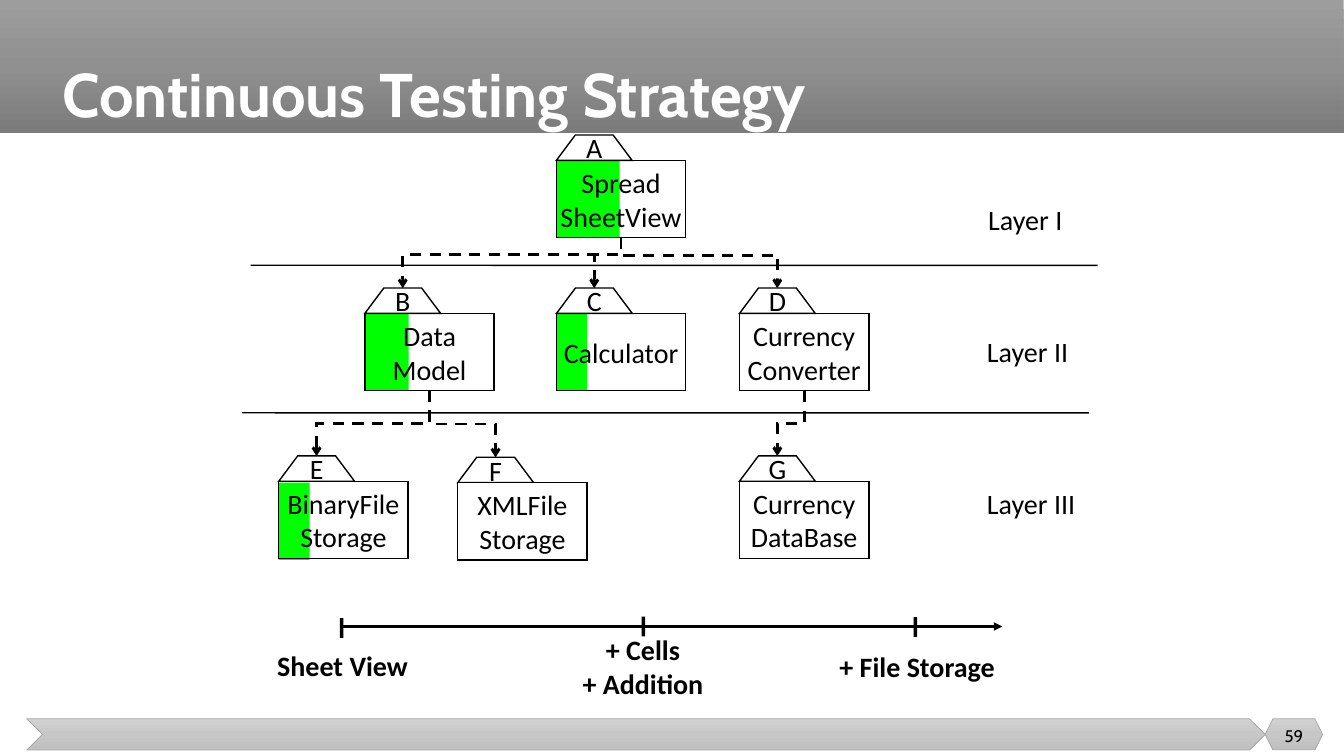
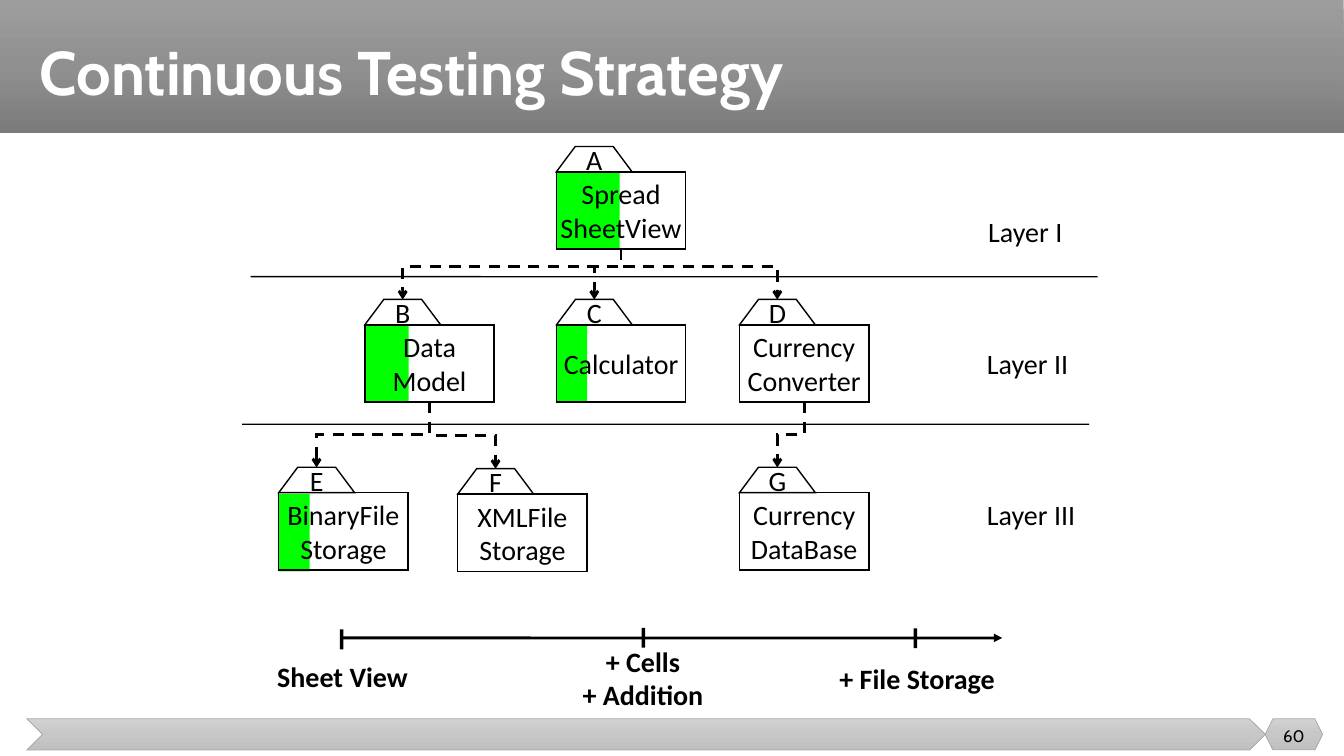
Before and after one commit to malenezi/malenezi, a slide deck: slide 60 of new_SE401/Lectures/8-Integration, System and Regression Testing/Integration Testing.pptx (slide 59 before the commit). Drawn at 1344x756 pixels with LibreOffice and Linux fonts; fonts in the diff are those of the drawing. Boxes give left, top, right and bottom in pixels: in the first picture for what was removed or moved away, otherwise in the second. Text is boxed around its words. In the diff, an @@ line names an element or a change of style, - is before the commit and + after.

```diff
--- a/new_SE401/Lectures/8-Integration, System and Regression Testing/Integration Testing.pptx
+++ b/new_SE401/Lectures/8-Integration, System and Regression Testing/Integration Testing.pptx
@@ title "Continuous Testing Strategy": place and size @@
-title "Continuous Testing Strategy" at (62,73,806,131)
+title "Continuous Testing Strategy" at (40,51,783,109)
@@ 14 rectangles, 7 freeform shapes, 6 texts, 6 elbow arrows, 5 lines, 1 arrow: place and size @@
-14 rectangles, 7 freeform shapes, 6 texts, 6 elbow arrows, 5 lines, 1 arrow at (242,135,1098,695)
+14 rectangles, 7 freeform shapes, 6 texts, 6 elbow arrows, 5 lines, 1 arrow at (242,146,1098,706)
@@ page number at (1283,730,1305,742): text changed @@
-59
+60
```
Also in this commit, not shown: 2 other slides changed, 1 slide added, 1 other file.
